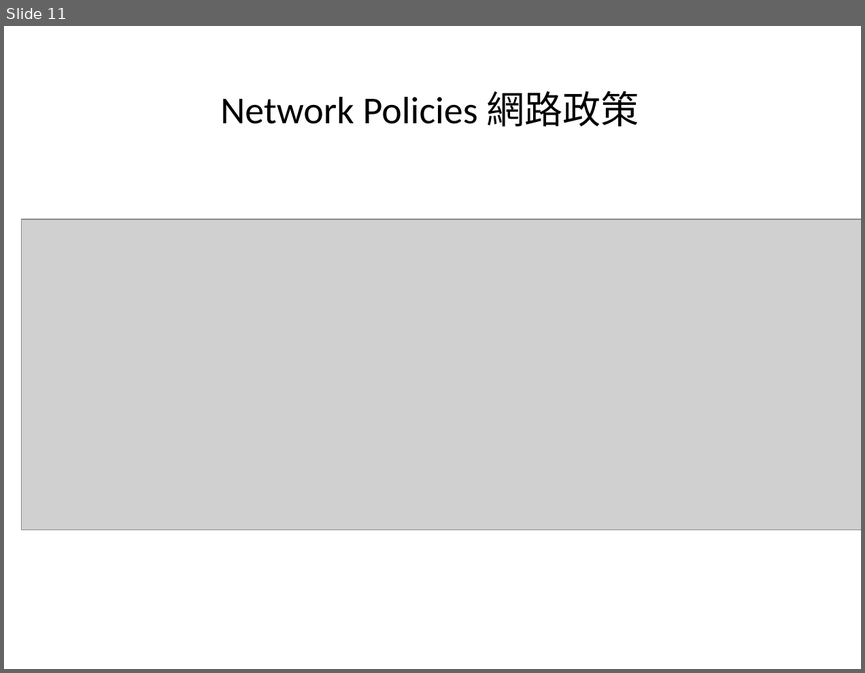
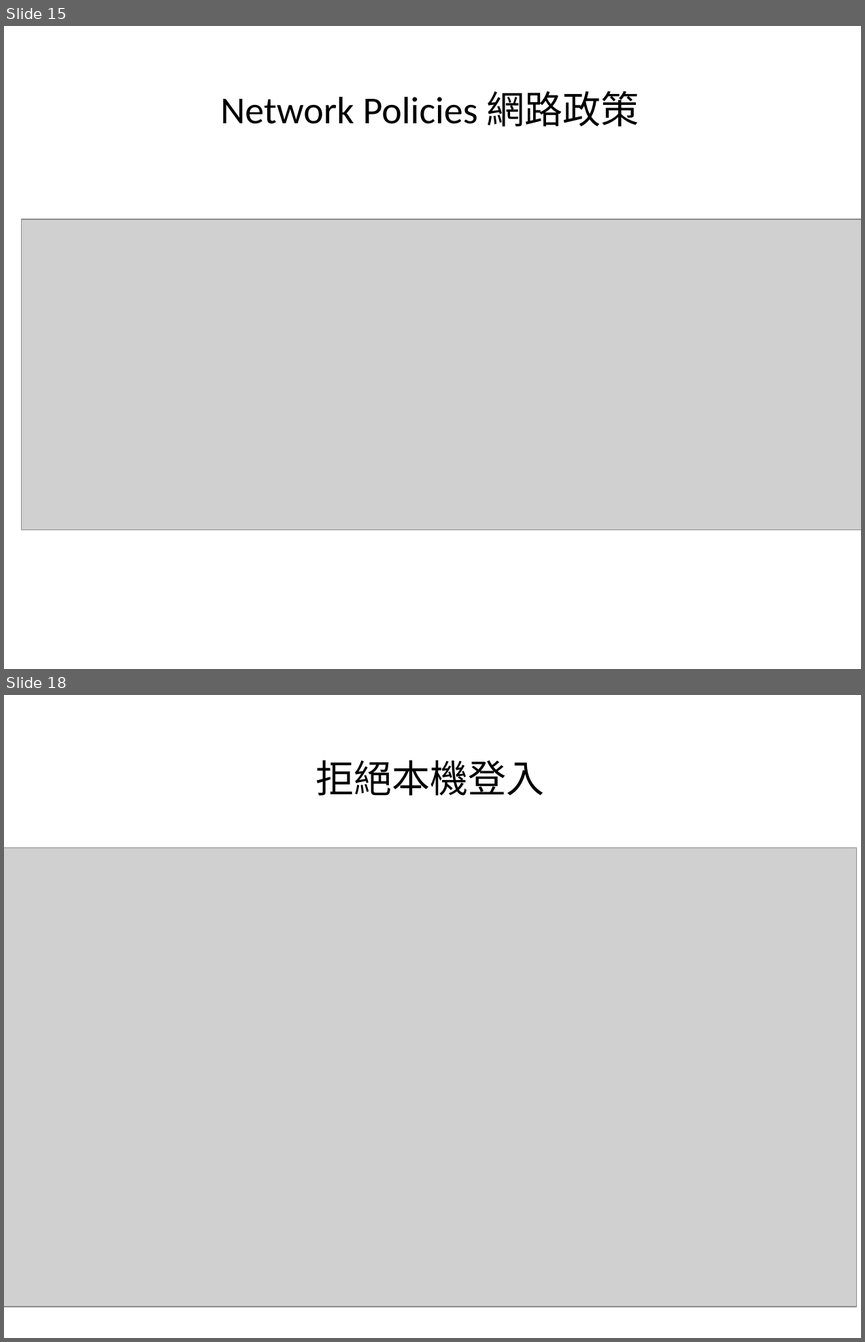
Before and after one commit to 4080E68/S108001484, a slide deck: 0329/0329.pptx. Shown one above the other, each under a label of ours: slide 11 before the commit, slides 15 and 18 after it; the slides between them are not shown. The pictures are 865x673 and 865x1342 pixels, drawn with LibreOffice and Linux fonts; fonts in the diff are those of the drawing; grey boxes stand for pictures. Boxes give left, top, right and bottom in pixels: in the first picture for what was removed or moved away, otherwise in the second. Text is boxed around its words. In the diff, an @@ line names an element or a change of style, - is before the commit and + after.

```diff
--- a/0329/0329.pptx
+++ b/0329/0329.pptx
@@ slide 18 added at bbox=[4, 695, 861, 1338], background #FFFFFF @@
@@ text added at bbox=[315, 760, 544, 796], 32 pt, text #000000 @@
+拒絕本機登入
@@ picture added at bbox=[4, 847, 857, 1306] @@
@@ what was slide 11 is now slide 15 @@
```
Also in this commit, not shown: 13 other slides added, 1 slide removed.
